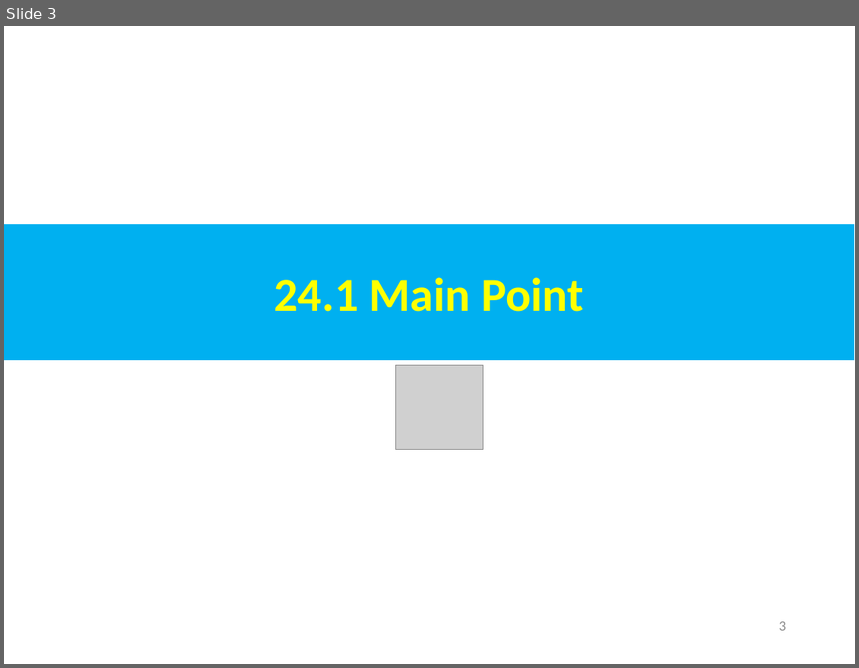
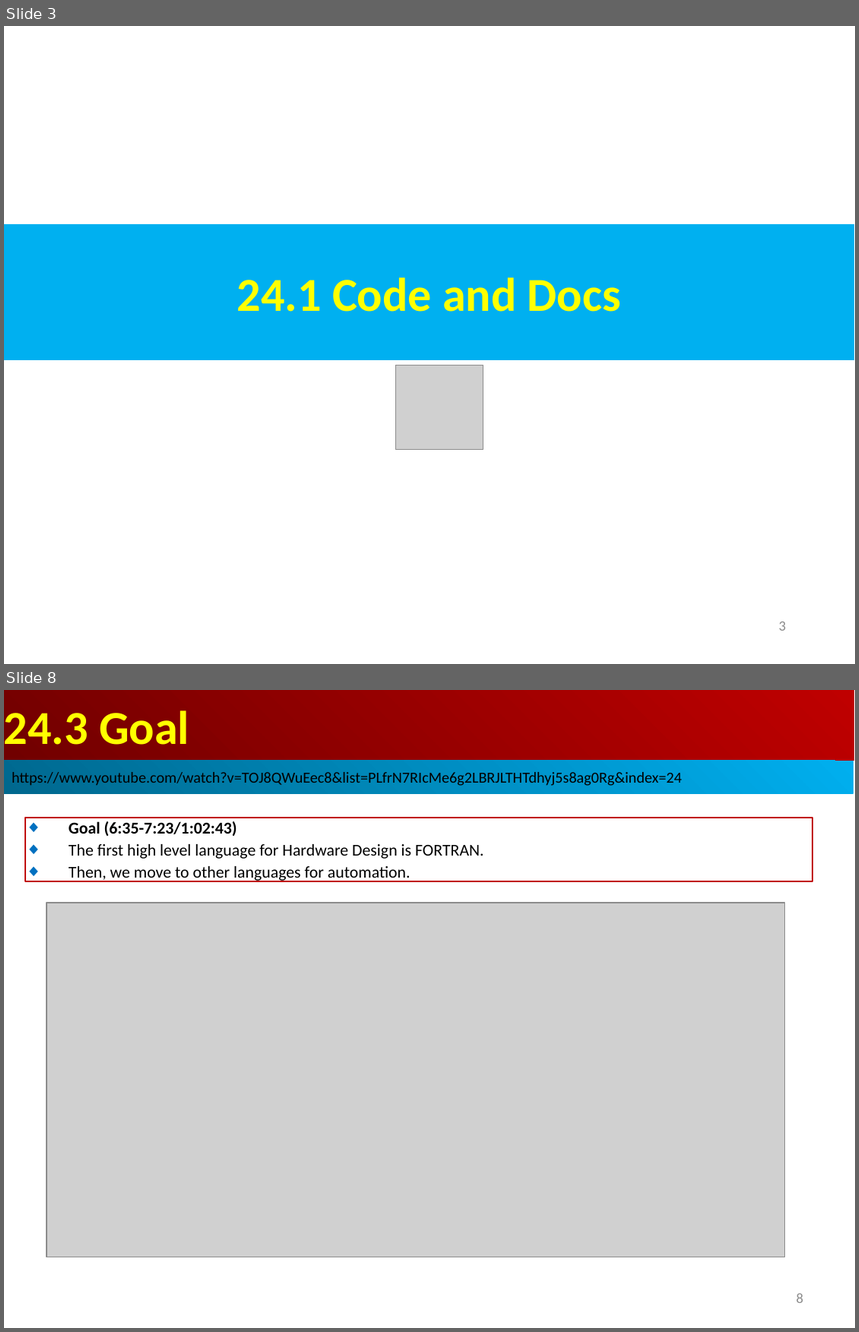
Before and after one commit to peterhchen/AIU_CS800_Chisel, a slide deck: 500_UCSC_HWD/024_XLS_GPU/000_Video/024.XLS_GPU.ppt. Shown one above the other, each under a label of ours: slide 3 before the commit, slides 3 and 8 after it; the slides between them are not shown. The pictures are 859x668 and 859x1332 pixels, drawn with LibreOffice and Linux fonts; fonts in the diff are those of the drawing; grey boxes stand for pictures. Boxes give left, top, right and bottom in pixels: in the first picture for what was removed or moved away, otherwise in the second. Text is boxed around its words. In the diff, an @@ line names an element or a change of style, - is before the commit and + after.

```diff
--- a/500_UCSC_HWD/024_XLS_GPU/000_Video/024.XLS_GPU.ppt
+++ b/500_UCSC_HWD/024_XLS_GPU/000_Video/024.XLS_GPU.ppt
@@ slide 8 added at [4, 690, 855, 1328], background #FFFFFF @@
@@ rectangle added at [4, 690, 854, 761], fill gradient #BF0000 to #710000, 40 pt, text #FFFF00, bold @@
+24.3 Goal
@@ rectangle added at [4, 761, 854, 794], fill gradient #00AFEF to #00688E, 13 pt, text #000000 @@
+https://www.youtube.com/watch?v=TOJ8QWuEec8&list=PLfrN7RIcMe6g2LBRJLTHTdhyj5s8ag0Rg&index=24
@@ rectangle added at [25, 818, 813, 882], outline #C00000 0.74 pt, 14 pt, text #000000 @@
+◆ Goal (6:35-7:23/1:02:43)
+◆ The first high level language for Hardware Design is FORTRAN.
+◆ Then, we move to other languages for automation.
@@ picture added at [47, 903, 785, 1258] @@
@@ page number added at [797, 1293, 804, 1303], 12 pt, text #8B8B8B @@
+8
@@ slide 3 changed as well @@
@@ text in rectangle at [237, 278, 620, 312]: text changed @@
-24.1 Main Point
+24.1 Code and Docs
```
Also in this commit, not shown: 9 other slides added, 2 slides removed.
